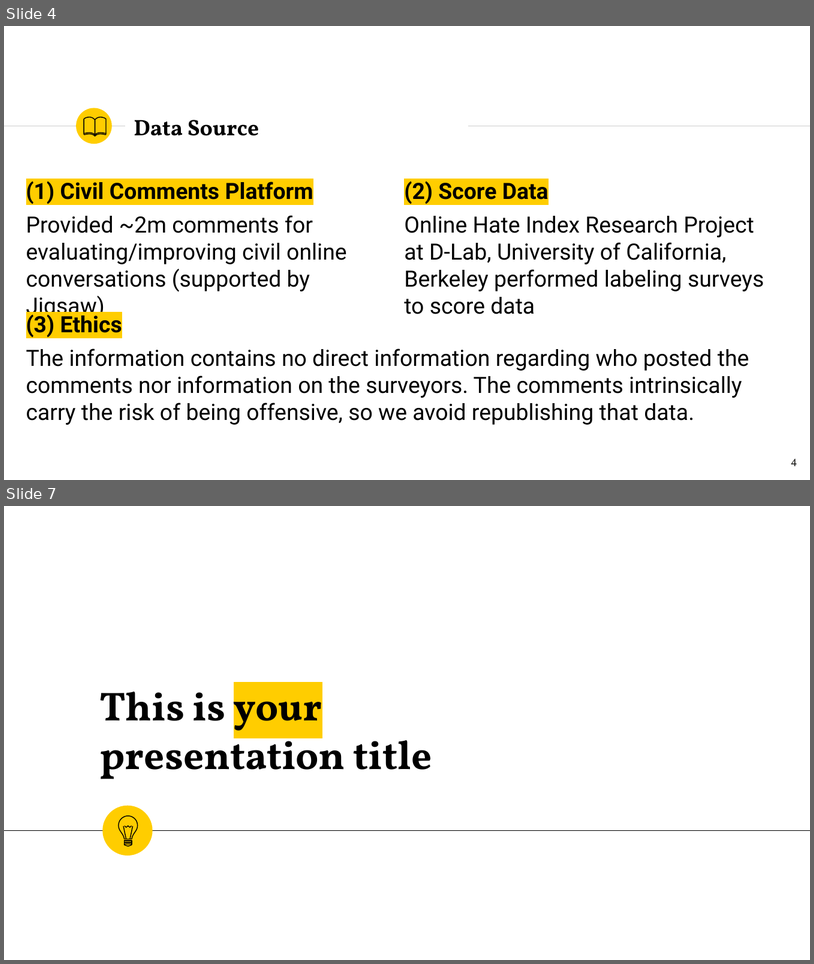
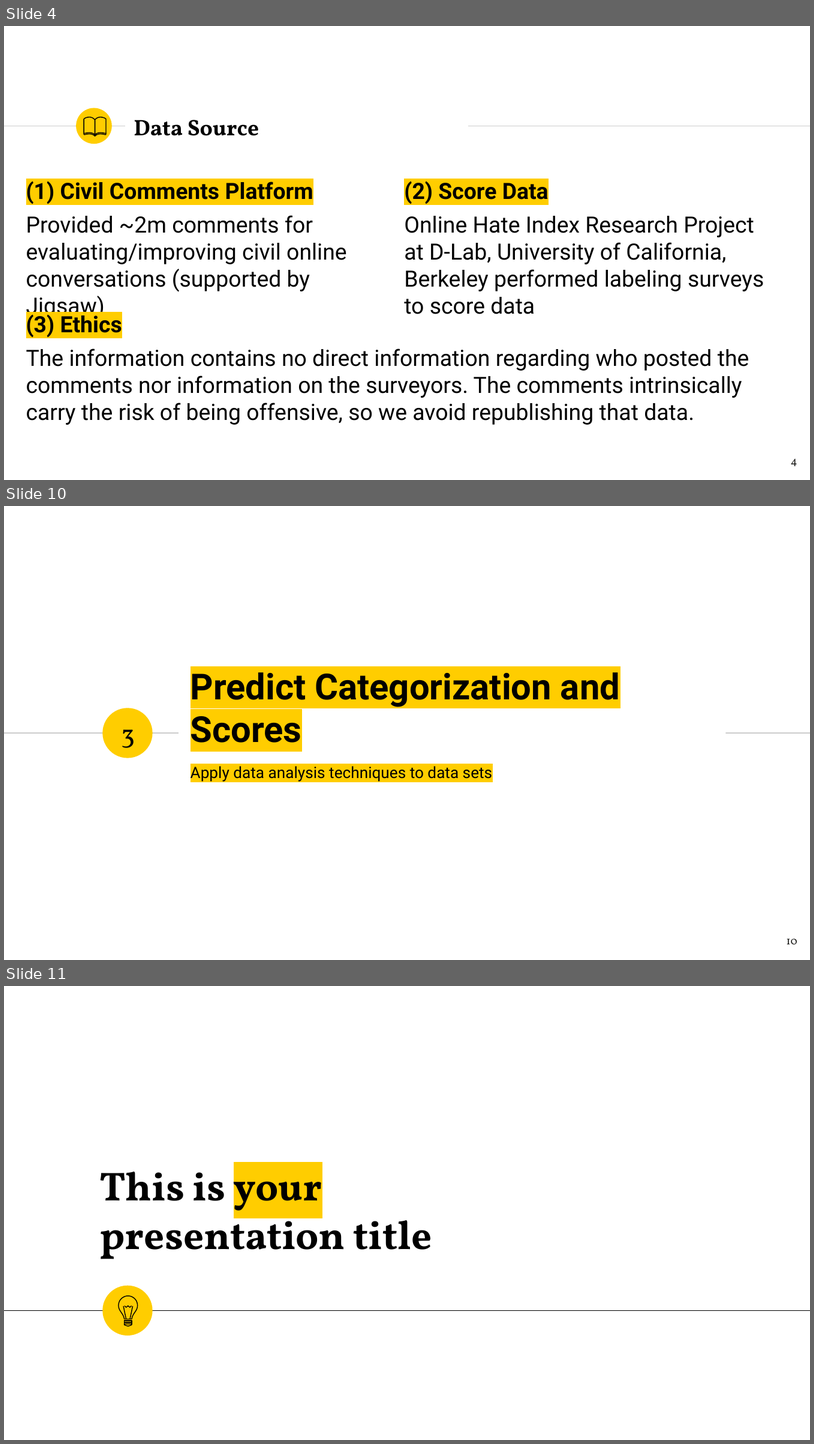
Before and after one commit to abfarahani/Toxicity-Classification, a slide deck: doc/csciFinalProjectPresentation.pptx. Shown one above the other, each under a label of ours: slides 4 and 7 before the commit, slides 4, 10 and 11 after it; the slides between them are not shown. The pictures are 814x964 and 814x1444 pixels, drawn with LibreOffice and Linux fonts; fonts in the diff are those of the drawing. Boxes give left, top, right and bottom in pixels: in the first picture for what was removed or moved away, otherwise in the second. Text is boxed around its words. In the diff, an @@ line names an element or a change of style, - is before the commit and + after.

```diff
--- a/doc/csciFinalProjectPresentation.pptx
+++ b/doc/csciFinalProjectPresentation.pptx
@@ slide 10 added at bbox=[4, 506, 810, 960], background #FFFFFF @@
@@ title added at bbox=[191, 672, 620, 742], 32 pt, text #000000, bold @@
+Predict Categorization and Scores
@@ ellipse added at bbox=[102, 708, 152, 757], fill #FFCD00 @@
@@ line added from (4, 733) to (178, 733), #CCCCCC 0.75 pt @@
@@ text added at bbox=[121, 729, 135, 748], 24 pt, text #000000 @@
+3
@@ line added from (524, 733) to (810, 733), #CCCCCC 0.75 pt @@
@@ subtitle added at bbox=[191, 766, 492, 781], 14 pt, text #000000 @@
+Apply data analysis techniques to data sets
@@ page number added at bbox=[786, 938, 797, 944], 10 pt, text #1D1D1B @@
+10
@@ what was slide 7 is now slide 11 @@
```
Also in this commit, not shown: 5 slides changed, 3 other slides added.
